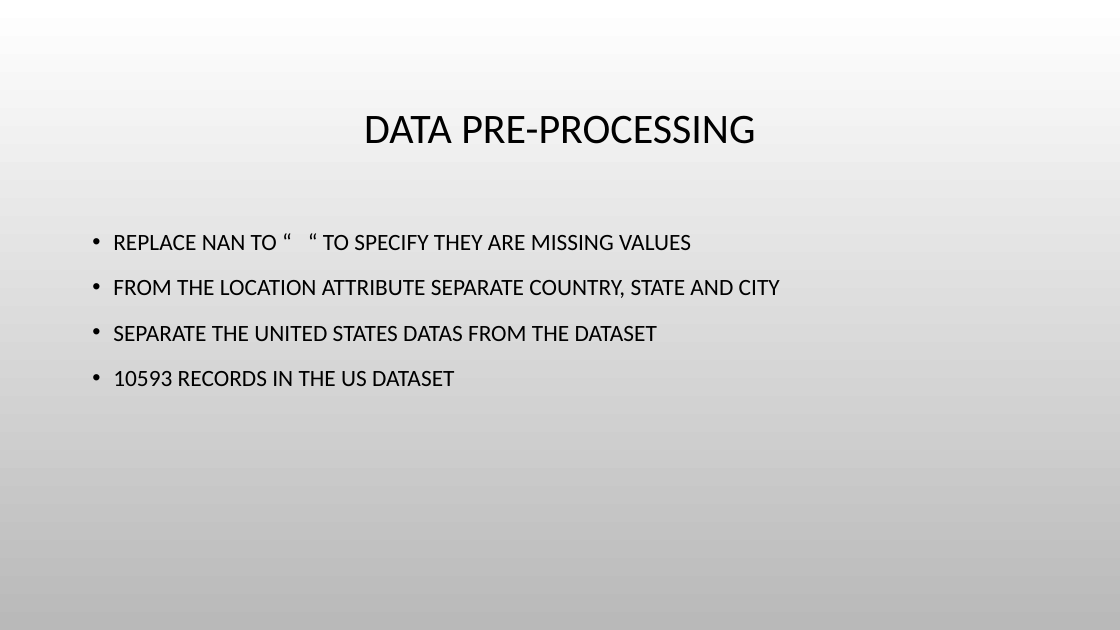
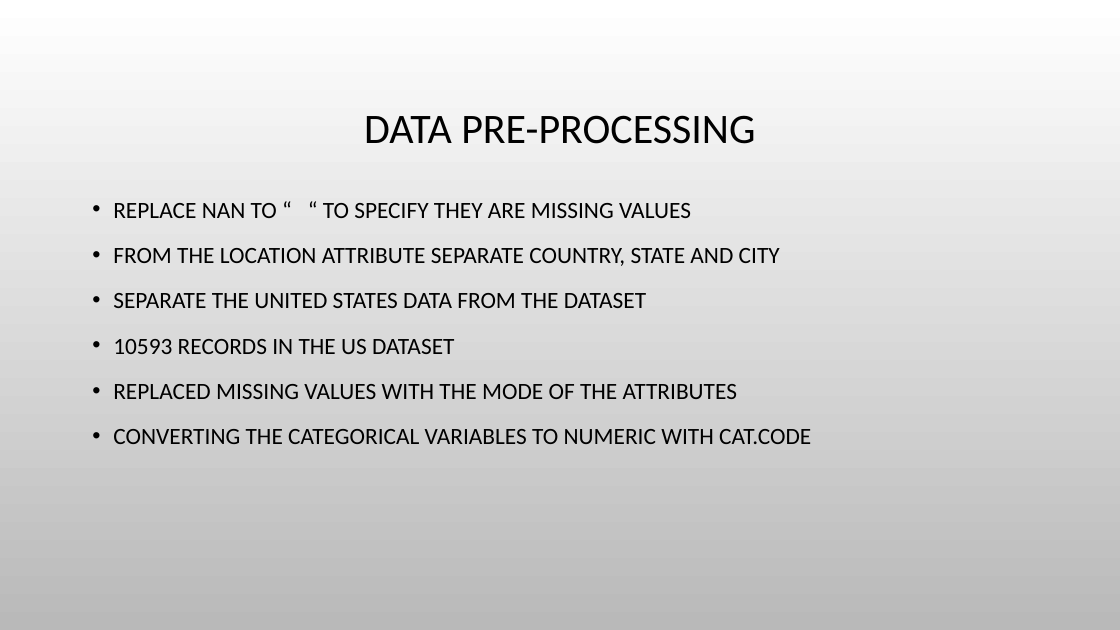
Before and after one commit to hjyoon16/Fake_Job_Post_Classification, a slide deck: slide 5 of 502projectPresentation.pptx (slide 4 before the commit). Drawn at 1120x630 pixels with LibreOffice and Linux fonts; fonts in the diff are those of the drawing; background and template pictures are left out. Boxes give left, top, right and bottom in pixels: in the first picture for what was removed or moved away, otherwise in the second. Text is boxed around its words. In the diff, an @@ line names an element or a change of style, - is before the commit and + after.

```diff
--- a/502projectPresentation.pptx
+++ b/502projectPresentation.pptx
@@ text "REPLACE NAN TO “ “ ...": place and size @@
-text "REPLACE NAN TO “ “ ..." at [113,235,780,386]
+text "REPLACE NAN TO “ “ ..." at [113,203,811,444]
@@ text at [113,293,646,308]: text changed @@
-• SEPARATE THE UNITED STATES DATAS FROM THE DATASET
+• SEPARATE THE UNITED STATES DATA FROM THE DATASET
@@ text at [113,384,811,444]: paragraphs added @@
+• REPLACED MISSING VALUES WITH THE MODE OF THE ATTRIBUTES
+• CONVERTING THE CATEGORICAL VARIABLES TO NUMERIC WITH CAT.CODE
```
Also in this commit, not shown: 1 other slide changed, 5 slides added.
